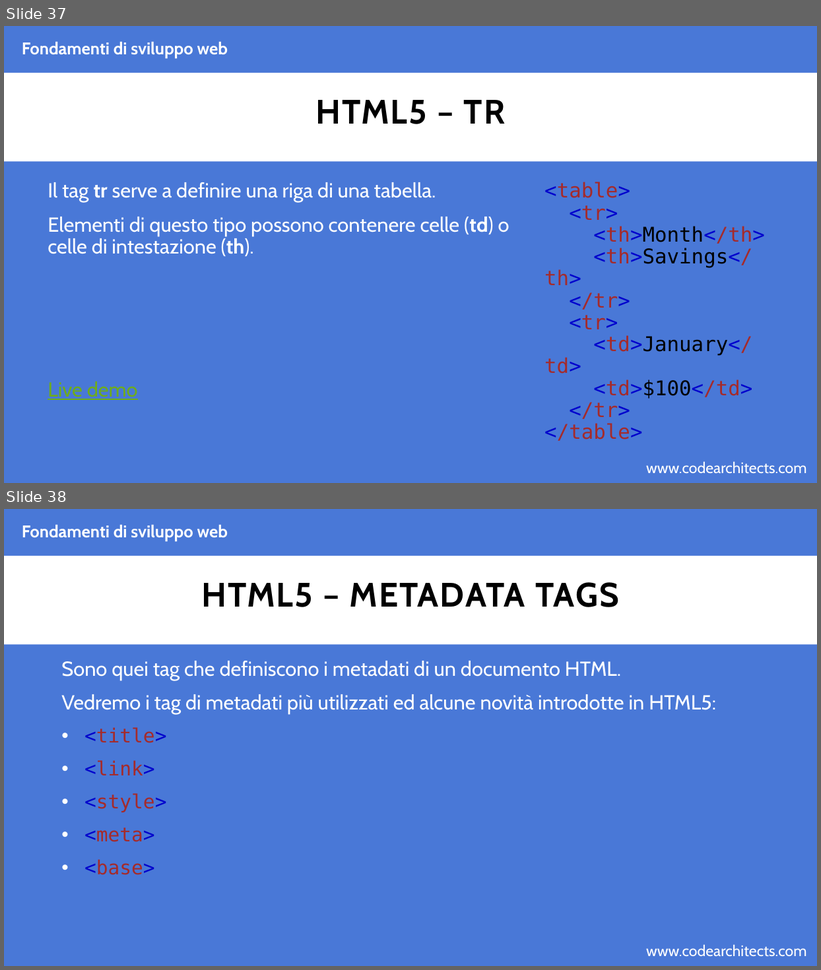
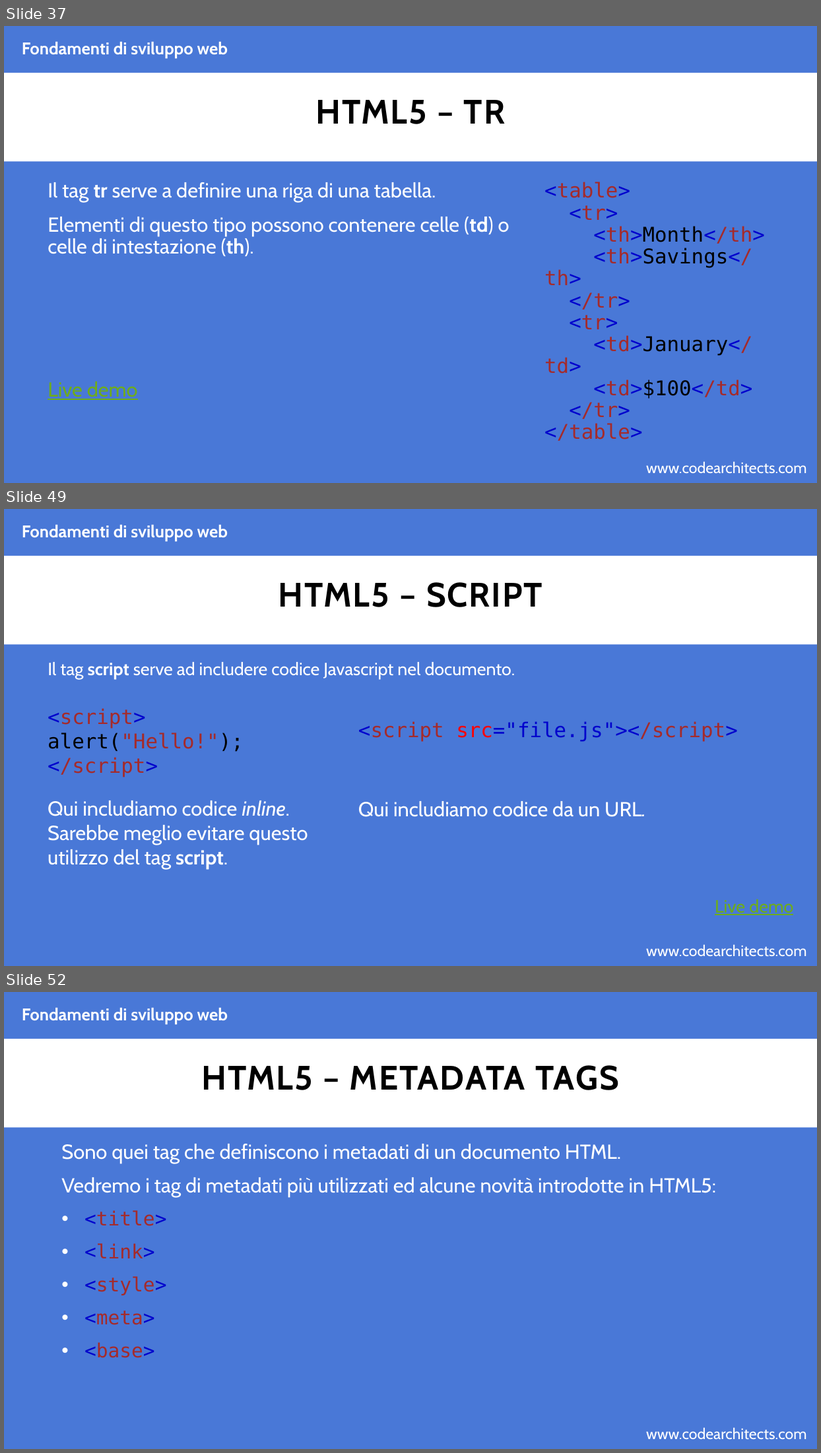
Before and after one commit to CodeArchitectsTraining/fondamenti-sviluppo-web-29052018, a slide deck: slides/html.pptx. Shown one above the other, each under a label of ours: slides 37 and 38 before the commit, slides 37, 49 and 52 after it; the slides between them are not shown. The pictures are 821x970 and 821x1453 pixels, drawn with LibreOffice and Linux fonts; fonts in the diff are those of the drawing; background and template pictures are left out. Boxes give left, top, right and bottom in pixels: in the first picture for what was removed or moved away, otherwise in the second. Text is boxed around its words. In the diff, an @@ line names an element or a change of style, - is before the commit and + after.

Commit message:
adding html slides

```diff
--- a/slides/html.pptx
+++ b/slides/html.pptx
@@ slide 49 added at (x1=4, y1=509, x2=817, y2=966), background #4978D7; not listed: 2 template elements that a slide beside it also shows @@
@@ text added at (x1=22, y1=524, x2=228, y2=541), 20 pt, text #FFFFFF, bold @@
+Fondamenti di sviluppo web
@@ title added at (x1=279, y1=582, x2=543, y2=607), 40 pt, text #000000, bold @@
+HTML5 – SCRIPT
@@ text added at (x1=48, y1=662, x2=516, y2=679), 20.9 pt, text #FFFFFF @@
+Il tag script serve ad includere codice Javascript nel documento.
@@ text added at (x1=48, y1=708, x2=308, y2=869), 24 pt, text #FFFFFF @@
+<script>
+alert("Hello!");
+</script>
+Qui includiamo codice inline. Sarebbe meglio evitare questo utilizzo del tag script.
@@ text added at (x1=358, y1=722, x2=737, y2=817), 24 pt, text #FFFFFF @@
+<script src="file.js"></script>
+Qui includiamo codice da un URL.
@@ text added at (x1=715, y1=899, x2=793, y2=916), 21 pt, text #6EAC1C, underline @@
+Live demo
@@ what was slide 38 is now slide 52 @@
```
Also in this commit, not shown: 13 other slides added, 2 other files.
